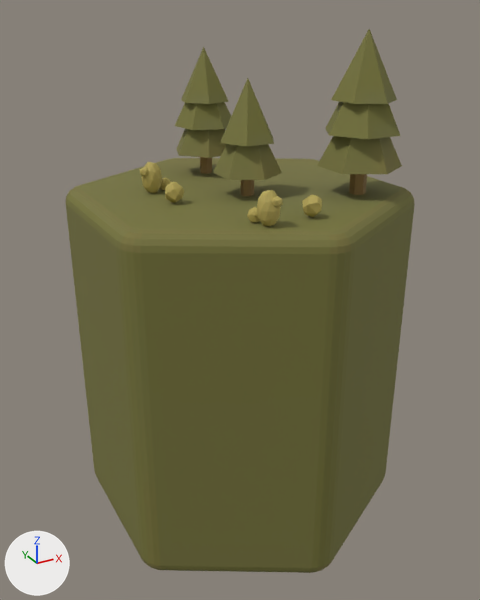
Renders of the glTF model public/models/Hex-forest1.glb from each side of a commit.
Rendered twice from a camera (50 mm lens) standing at (-1.76, -3.2, 1.92) and looking at (-0.01, -0.03, 0.33). The axes (+X, +Y, +Z) are drawn at lower left. The lights are the same throughout.

The scene before the commit, as lines of its bpy script (objects in view):
```python
ob_cylinder = bpy.data.objects.new('Cylinder', me_cylinder_004)
ob_cylinder.location = (0.0, 0.0, 0.0)
ob_cylinder_044_material_001_0 = bpy.data.objects.new('Cylinder.044_Material.001_0', me_cylinder_044_material_001_0)
ob_cylinder_044_material_001_0.location = (0.0, 0.0, 0.0)
ob_cylinder_045_material_001_0 = bpy.data.objects.new('Cylinder.045_Material.001_0', me_cylinder_045_material_001_0)
ob_cylinder_045_material_001_0.location = (0.0, 0.0, 0.0)
ob_cylinder_159_material_001_0 = bpy.data.objects.new('Cylinder.159_Material.001_0', me_cylinder_159_material_001_0)
ob_cylinder_159_material_001_0.location = (0.0, 0.0, 0.0)
ob_icosphere_011_material_001_0 = bpy.data.objects.new('Icosphere.011_Material.001_0', me_icosphere_011_material_001_0)
ob_icosphere_011_material_001_0.location = (0.0, 0.0, 0.0)
ob_icosphere_014_material_001_0 = bpy.data.objects.new('Icosphere.014_Material.001_0', me_icosphere_014_material_001_0)
ob_icosphere_014_material_001_0.location = (0.0, 0.0, 0.0)
ob_icosphere_017_material_001_0 = bpy.data.objects.new('Icosphere.017_Material.001_0', me_icosphere_017_material_001_0)
ob_icosphere_017_material_001_0.location = (0.0, 0.0, 0.0)
ob_icosphere_018_material_001_0 = bpy.data.objects.new('Icosphere.018_Material.001_0', me_icosphere_018_material_001_0)
ob_icosphere_018_material_001_0.location = (0.0, 0.0, 0.0)
```
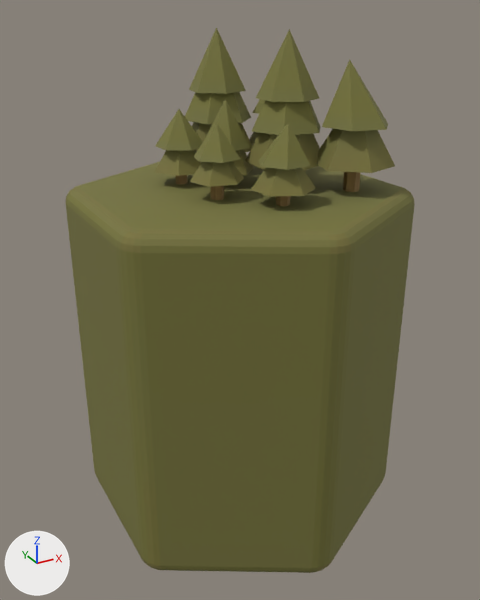
The newer file is also turned or shifted as a whole; pictures and numbers use the older file's frame.

What differs and where, as boxes (x1, y1, x2, y2) in the pictures (480 x 600 px):
'Cylinder.043_Material.001_0', added (yellow)
    after: (155, 28, 395, 206)
'Cylinder.045_Material.001_0', deleted (yellow)
    before: (317, 29, 402, 195)
'Cylinder.159_Material.001_0', deleted (yellow)
    before: (175, 47, 231, 174)
'Cylinder.044_Material.001_0', deleted (yellow)
    before: (213, 78, 282, 196)
'Icosphere.014_Material.001_0', deleted (yellow)
    before: (247, 190, 283, 226)
'Icosphere.018_Material.001_0', deleted (yellow)
    before: (140, 162, 171, 193)
'Icosphere.011_Material.001_0', deleted
    before: (302, 195, 322, 217)
'Icosphere.017_Material.001_0', deleted
    before: (165, 182, 184, 203)

The change, as a list of edits to the scene's bpy script:
```text
Add me_cylinder_043_material_001_0_003:
    me_cylinder_043_material_001_0_003.from_pydata(...)  # 330 vertices, 556 faces; spans x -0.403..0.725, y -0.576..0.639, z -0.164..0.666
    me_cylinder_043_material_001_0_003.materials.append(mat_material_010)  # picture img_image_0
Remove ob_cylinder_044_material_001_0:
    ob_cylinder_044_material_001_0 = bpy.data.objects.new('Cylinder.044_Material.001_0', me_cylinder_044_material_001_0)
    ob_cylinder_044_material_001_0.location = (0.0, 0.0, 0.0)
Remove ob_cylinder_045_material_001_0:
    ob_cylinder_045_material_001_0 = bpy.data.objects.new('Cylinder.045_Material.001_0', me_cylinder_045_material_001_0)
    ob_cylinder_045_material_001_0.location = (0.0, 0.0, 0.0)
Remove ob_cylinder_159_material_001_0:
    ob_cylinder_159_material_001_0 = bpy.data.objects.new('Cylinder.159_Material.001_0', me_cylinder_159_material_001_0)
    ob_cylinder_159_material_001_0.location = (0.0, 0.0, 0.0)
Remove ob_icosphere_011_material_001_0:
    ob_icosphere_011_material_001_0 = bpy.data.objects.new('Icosphere.011_Material.001_0', me_icosphere_011_material_001_0)
    ob_icosphere_011_material_001_0.location = (0.0, 0.0, 0.0)
Remove ob_icosphere_014_material_001_0:
    ob_icosphere_014_material_001_0 = bpy.data.objects.new('Icosphere.014_Material.001_0', me_icosphere_014_material_001_0)
    ob_icosphere_014_material_001_0.location = (0.0, 0.0, 0.0)
Remove ob_icosphere_017_material_001_0:
    ob_icosphere_017_material_001_0 = bpy.data.objects.new('Icosphere.017_Material.001_0', me_icosphere_017_material_001_0)
    ob_icosphere_017_material_001_0.location = (0.0, 0.0, 0.0)
Remove ob_icosphere_018_material_001_0:
    ob_icosphere_018_material_001_0 = bpy.data.objects.new('Icosphere.018_Material.001_0', me_icosphere_018_material_001_0)
    ob_icosphere_018_material_001_0.location = (0.0, 0.0, 0.0)
Add ob_cylinder_043_material_001_0:
    ob_cylinder_043_material_001_0 = bpy.data.objects.new('Cylinder.043_Material.001_0', me_cylinder_043_material_001_0_003)
    ob_cylinder_043_material_001_0.location = (0.0, 0.0, 1.151)
```
